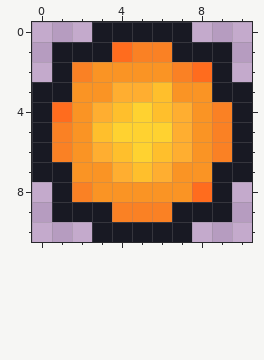
Two versions of one pixel-art sprite, Assets/Art/Sprites/Mage/MageProjectile.png. This is how it looked before the edit.
The file is 11x11 pixels. Colours within 5 levels of each other are drawn and written as one.
Once edited:
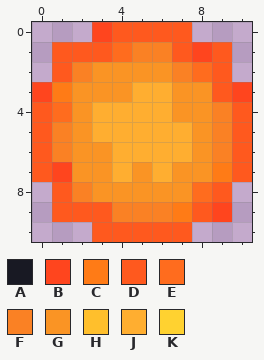
Palette (. is transparent): A #181923  B #ff451e  C #ff7b16  D #ff591e  E #ff6c1e  F #fa8124  G #fa9424  H #ffbf2c  J #ffae30  K #ffd230
From old to new:
Changed rows in their new state; - is an unchanged pixel.
first column x 0:
 0 ---BDDDD---
 1 -DDD---DBD-
 2 -D-------D-
 3 BC--G-J--DB
 4 D---JJJG--D
 5 D--JJJJ---D
 6 D--GJJJ---D
 7 DB---G---CD
 8 -D-------D-
 9 -DDD---CDB-
10 ---DDDDD---
Pixel boxes of the changes (left, top, right, bottom) in both pictures:
changed: (32, 22, 252, 242)
